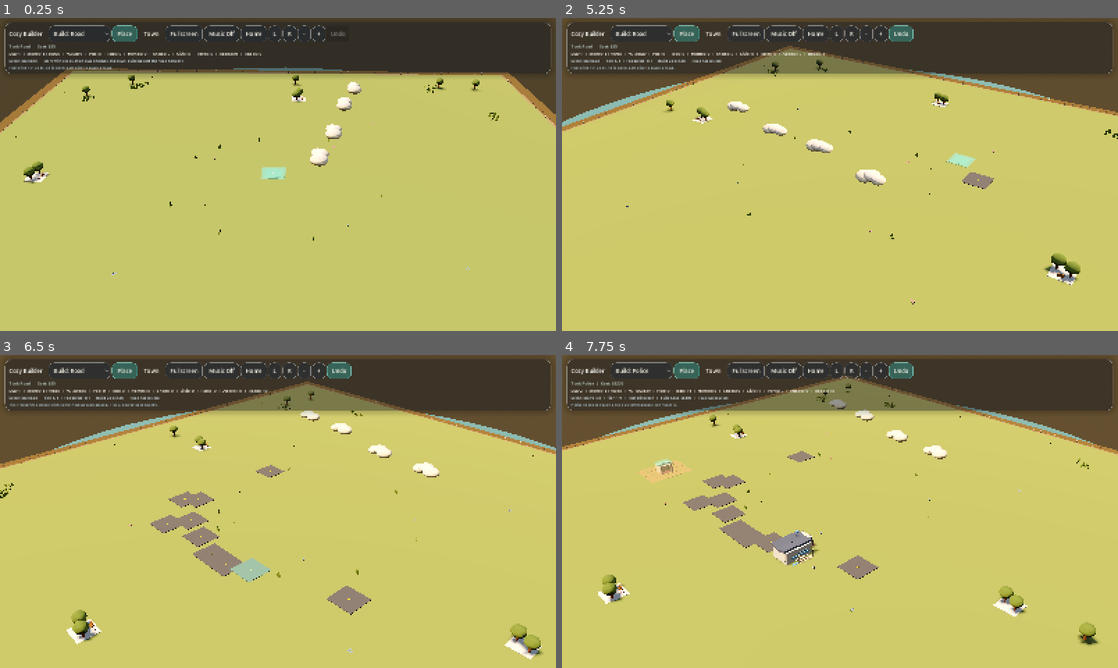
Above: before the commit, frames 1-4 (two rows, left to right).
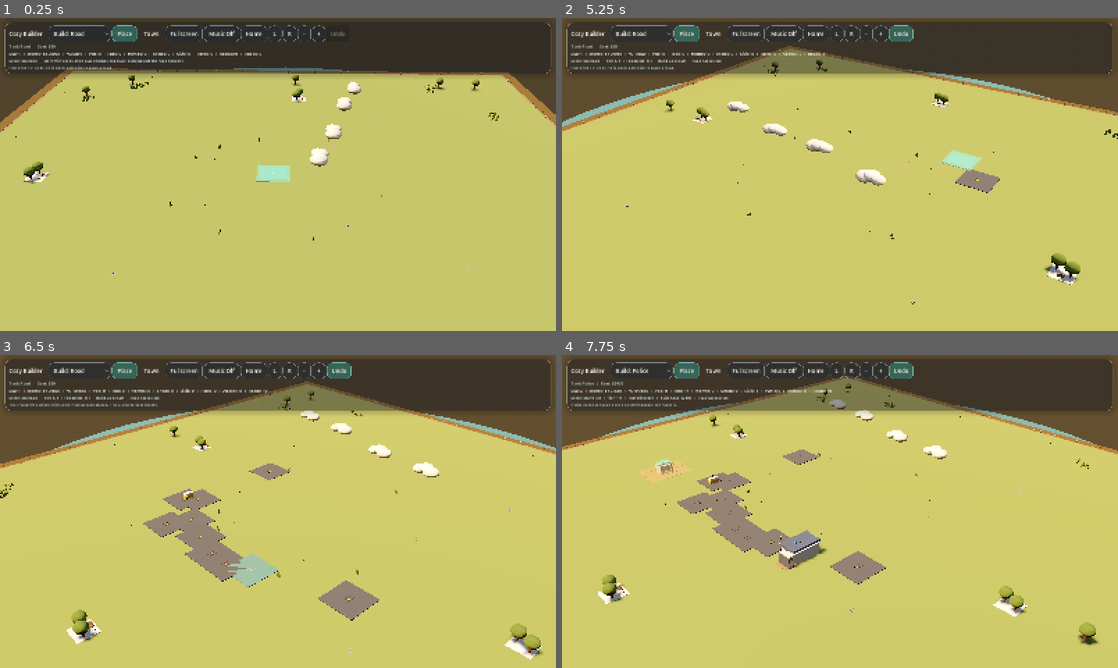
Above: after the commit, the same moments.

Repository: johnswaffles/my-backend-api
Game: Godot game, scene res://scenes/main_scene.tscn
The game is run twice, just before and just after one commit, with the same random seed, the same clock (stepped at 60 frames per second) and the same inputs.
Inputs (mouse positions are in pixels of both pictures, inside the frame that each line leads up to):
- Up to frame 1 (0.25 s): no input
- Up to frame 2 (5.25 s): click "Build: Road" at 0.5 s; click "Place" at 1.25 s; click "Town" at 2 s; click "Home" at 2.75 s; click "L" at 3.5 s; click "R" at 4.25 s; tap Space at 5 s; move the mouse to (962, 158) at 5.02 s; hold D from 5.03 s (still down); tap 1 at 5.1 s; click (962, 158) at 5.17 s
- Up to frame 3 (6.5 s): tap Space at 5.27 s; release D at 5.75 s; tap Enter at 5.75 s; drag from (166, 527) to (250, 574) at 5.77 s
- Up to frame 4 (7.75 s): move the mouse to (895, 442) at 6.52 s; hold D 6.53-7.25 s; tap 3 at 6.6 s; drag from (812, 574) to (673, 464) at 7.27 s

The runs differ from the first frame. In frame 1, 0.2% of the frame differs, in the area x 8-53%, y 8-53%; in frame 2, 0.4%; in frame 3, 1.7%; in frame 4, 2.1%, in the area x 8-59%, y 8-74%.

Commit message:
Widen streets and add auto trolley layer

Diff:
--- a/cozy-builder-godot/scripts/building_system.gd
+++ b/cozy-builder-godot/scripts/building_system.gd
@@ -3,7 +3,7 @@
 const GRID_SIZE := 64
 const TILE_SIZE := 1.0
 const PAN_SPEED := 0.018
-const STARTING_MONEY := 150000
+const STARTING_MONEY := 500000
 const DEFAULT_ZOOM := 34.0
 const MIN_ZOOM := 14.0
 const MAX_ZOOM := 72.0
@@ -45,15 +45,15 @@
 	BUILD_TOOL_BULLDOZE: "Bulldoze",
 }
 const BUILD_TOOL_COSTS := {
-	BUILD_TOOL_ROAD: 35,
-	BUILD_TOOL_HOUSE: 900,
-	BUILD_TOOL_POLICE: 3200,
-	BUILD_TOOL_FIRE: 3400,
-	BUILD_TOOL_BANK: 2600,
-	BUILD_TOOL_GROCERY: 2200,
-	BUILD_TOOL_RESTAURANT: 2000,
-	BUILD_TOOL_CORNER_STORE: 1600,
-	BUILD_TOOL_PARK: 850,
+	BUILD_TOOL_ROAD: 20,
+	BUILD_TOOL_HOUSE: 700,
+	BUILD_TOOL_POLICE: 2400,
+	BUILD_TOOL_FIRE: 2600,
+	BUILD_TOOL_BANK: 1900,
+	BUILD_TOOL_GROCERY: 1650,
+	BUILD_TOOL_RESTAURANT: 1500,
+	BUILD_TOOL_CORNER_STORE: 1200,
+	BUILD_TOOL_PARK: 500,
 }
 const FRONTAGE_ROTATIONS := {
 	"south": 0.0,
@@ -63,12 +63,12 @@
 }
 const BUILDING_FRONT_ROTATION_OFFSETS := {
 	BUILD_TOOL_HOUSE: 0.0,
-	BUILD_TOOL_POLICE: PI,
-	BUILD_TOOL_FIRE: PI,
-	BUILD_TOOL_BANK: PI,
-	BUILD_TOOL_GROCERY: PI,
-	BUILD_TOOL_RESTAURANT: PI,
-	BUILD_TOOL_CORNER_STORE: PI,
+	BUILD_TOOL_POLICE: 0.0,
+	BUILD_TOOL_FIRE: 0.0,
+	BUILD_TOOL_BANK: 0.0,
+	BUILD_TOOL_GROCERY: 0.0,
+	BUILD_TOOL_RESTAURANT: 0.0,
+	BUILD_TOOL_CORNER_STORE: 0.0,
 }
 const BUILDING_MAX_TIERS := {
 	BUILD_TOOL_HOUSE: 4,
@@ -159,6 +159,7 @@
 var _hover_tiles: Array[MeshInstance3D] = []
 var _meadow_patches: Array[MeshInstance3D] = []
 var _ambient_cars: Array[Node3D] = []
+var _ambient_trolleys: Array[Node3D] = []
 var _ambient_people: Array[Node3D] = []
 var _hover_root: Node3D
 var _ghost_root: Node3D
@@ -1211,7 +1212,7 @@
 			civics += 1
 		elif tool == BUILD_TOOL_PARK:
 			parks += 1
-	_cashflow_per_day = homes * 138 + shops * 248 - civics * 72 - parks * 18 - _road_cells.size() * 3
+	_cashflow_per_day = homes * 168 + shops * 292 - civics * 54 - parks * 8 - _road_cells.size() * 1
 
 
 func _update_simulation(delta: float) -> void:
@@ -1773,6 +1774,10 @@
 		if is_instance_valid(car):
 			car.queue_free()
 	_ambient_cars.clear()
+	for trolley in _ambient_trolleys:
+		if is_instance_valid(trolley):
+			trolley.queue_free()
+	_ambient_trolleys.clear()
 	for person in _ambient_people:
 		if is_instance_valid(person):
 			person.queue_free()
@@ -1793,6 +1798,11 @@
 		var car := _spawn_ambient_car(road_cell, index)
 		_life_root.add_child(car)
 		_ambient_cars.append(car)
+	if road_keys.size() >= 10:
+		var trolley_start := _anchor_key_to_cell(str(road_keys[0]))
+		var trolley := _spawn_ambient_trolley(trolley_start)
+		_life_root.add_child(trolley)
+		_ambient_trolleys.append(trolley)
 
 	var anchors: Array = _placements.keys()
 	var person_count := mini(8, anchors.size())
@@ -1854,6 +1864,39 @@
 	]:
 		var wheel := _add_local_cylinder(wheel_data, 0.05, 0.05, 0.04, tire_material, root)
 		wheel.rotation_degrees.z = 90.0
+	return root
+
+
+func _spawn_ambient_trolley(road_cell: Vector2i) -> Node3D:
+	var root := Node3D.new()
+	var route_points := _build_trolley_route(road_cell)
+	if route_points.size() < 2:
+		var road_center := _cell_to_world(road_cell)
+		route_points = [road_center + Vector3(0.0, 0.07, -0.6), road_center + Vector3(0.0, 0.07, 0.6)]
+	var route_length := _route_length(route_points)
+	root.position = route_points[0]
+	root.rotation.y = atan2(route_points[1].x - route_points[0].x, route_points[1].z - route_points[0].z)
+	root.set_meta("mode", "trolley")
+	root.set_meta("route_points", route_points)
+	root.set_meta("route_length", route_length)
+	root.set_meta("route_progress", randf_range(0.0, maxf(route_length * 2.0, 0.01)))
+	root.set_meta("speed", 1.25)
+	_add_shadow_disc_local(Vector3(0.0, 0.005, 0.0), Vector2(0.72, 1.1), 0.18, root)
+	var body_material := _make_material("d3b15b", 0.74)
+	var trim_material := _make_material("f5efdf", 0.84)
+	var rail_glass := _make_transparent_material(Color("bfe6ff"), 0.24, 0.16)
+	_add_soft_block(Vector3(0.0, 0.28, 0.0), Vector3(0.54, 0.28, 1.08), body_material, root, 0.08)
+	_add_soft_block(Vector3(0.0, 0.52, 0.0), Vector3(0.46, 0.18, 0.98), trim_material, root, 0.06)
+	_add_box(Vector3(0.0, 0.55, 0.0), Vector3(0.38, 0.12, 0.74), rail_glass, root)
+	for wheel_data in [
+		Vector3(-0.22, 0.08, -0.36),
+		Vector3(0.22, 0.08, -0.36),
+		Vector3(-0.22, 0.08, 0.36),
+		Vector3(0.22, 0.08, 0.36),
+	]:
+		var wheel := _add_local_cylinder(wheel_data, 0.06, 0.06, 0.05, _make_material("26252b", 0.98), root)
+		wheel.rotation_degrees.z = 90.0
+	_add_local_cylinder(Vector3(0.0, 0.92, 0.0), 0.02, 0.02, 0.64, _make_material("55514c", 0.92), root)
 	return root
 
 
@@ -1918,6 +1961,19 @@
 		car.position = sample["position"]
 		car.rotation.y = sample["heading"]
 
+	for trolley in _ambient_trolleys:
+		if not is_instance_valid(trolley):
+			continue
+		var route_points: Array = trolley.get_meta("route_points", [])
+		var route_length: float = float(trolley.get_meta("route_length", 0.0))
+		if route_points.size() < 2 or route_length <= 0.01:
+			continue
+		var progress: float = float(trolley.get_meta("route_progress", 0.0)) + delta * float(trolley.get_meta("speed", 1.25))
+		trolley.set_meta("route_progress", progress)
+		var sample := _sample_ping_pong_route(route_points, route_length, progress)
+		trolley.position = sample["position"]
+		trolley.rotation.y = sample["heading"]
+
 	for person in _ambient_people:
 		if not is_instance_valid(person):
 			continue
@@ -1956,8 +2012,24 @@
 		if direction.length() < 0.01:
 			direction = Vector3.RIGHT
 		var lateral := Vector3(direction.z, 0.0, -direction.x)
-		var lane_offset := lateral * (0.26 * lane_sign)
+		var lane_offset := lateral * (0.42 * lane_sign)
 		route.append(center + lane_offset + Vector3(0.0, 0.05, 0.0))
+	return route
+
+
+func _build_trolley_route(start_cell: Vector2i) -> Array[Vector3]:
+	var component := _road_component_cells(start_cell)
+	if component.size() < 2:
+		return []
+	var far_a := _farthest_road_in_component(start_cell, component)
+	var far_b := _farthest_road_in_component(far_a, component)
+	var path := _road_path_between(far_a, far_b, component)
+	if path.size() < 2:
+		return []
+	var route: Array[Vector3] = []
+	for cell in path:
+		var center := _cell_to_world(cell)
+		route.append(center + Vector3(0.0, 0.07, 0.0))
 	return route
 
 
@@ -2013,7 +2085,7 @@
 		if direction.length() < 0.01:
 			direction = Vector3.RIGHT
 		var lateral := Vector3(direction.z, 0.0, -direction.x)
-		var point := center + lateral * (1.1 * sidewalk_sign) + Vector3(0.0, 0.03, 0.0)
+		var point := center + lateral * (1.56 * sidewalk_sign) + Vector3(0.0, 0.03, 0.0)
 		route.append(point)
 	if route.size() >= 2 and randf() < 0.35:
 		var center := _anchor_to_world(anchor, footprint)
@@ -2043,13 +2115,13 @@
 		var point := center + Vector3(0.0, 0.03, 0.0)
 		match side:
 			"north":
-				point.z += 1.1
+				point.z += 1.56
 			"south":
-				point.z -= 1.1
+				point.z -= 1.56
 			"west":
-				point.x += 1.1
+				point.x += 1.56
 			"east":
-				point.x -= 1.1
+				point.x -= 1.56
 		route.append(point)
 	return route
 
@@ -2902,66 +2974,76 @@
 	var road_material: Material = _ghost_accent_material if preview else _road_material
 	var road_top_material: Material = _ghost_accent_material if preview else _make_material("7a8088", 0.88)
 	var lane_material: Material = _ghost_base_material if preview else _road_mark_material
+	var rail_material: Material = _ghost_base_material if preview else _make_material("4f4641", 0.94)
 	var source := road_source if road_source.size() > 0 else [cell]
 	var north := _road_in_source(Vector2i(cell.x, cell.y - 1), source)
 	var east := _road_in_source(Vector2i(cell.x + 1, cell.y), source)
 	var south := _road_in_source(Vector2i(cell.x, cell.y + 1), source)
 	var west := _road_in_source(Vector2i(cell.x - 1, cell.y), source)
 
-	_add_box(Vector3(0.0, 0.004, 0.0), Vector3(2.64, 0.022, 2.64), verge_material, root)
-	_add_box(Vector3(0.0, 0.02, 0.0), Vector3(2.48, 0.03, 2.48), sidewalk_material, root)
-	_add_box(Vector3(0.0, 0.038, 0.0), Vector3(2.06, 0.016, 2.06), curb_material, root)
-	_add_box(Vector3(0.0, 0.066, 0.0), Vector3(1.74, 0.06, 1.74), road_material, root)
-	_add_box(Vector3(0.0, 0.08, 0.0), Vector3(1.56, 0.018, 1.56), road_top_material, root)
+	_add_box(Vector3(0.0, 0.004, 0.0), Vector3(3.96, 0.022, 3.96), verge_material, root)
+	_add_box(Vector3(0.0, 0.02, 0.0), Vector3(3.76, 0.03, 3.76), sidewalk_material, root)
+	_add_box(Vector3(0.0, 0.038, 0.0), Vector3(3.18, 0.016, 3.18), curb_material, root)
+	_add_box(Vector3(0.0, 0.068, 0.0), Vector3(2.64, 0.064, 2.64), road_material, root)
+	_add_box(Vector3(0.0, 0.086, 0.0), Vector3(2.42, 0.022, 2.42), road_top_material, root)
 
 	if north:
-		_add_box(Vector3(0.0, 0.02, -0.74), Vector3(3.16, 0.03, 1.72), sidewalk_material, root)
-		_add_box(Vector3(0.0, 0.04, -0.74), Vector3(2.82, 0.016, 1.42), curb_material, root)
-		_add_box(Vector3(0.0, 0.072, -0.74), Vector3(2.42, 0.065, 1.18), road_material, root)
-		_add_box(Vector3(0.0, 0.088, -0.74), Vector3(2.2, 0.02, 1.02), road_top_material, root)
+		_add_box(Vector3(0.0, 0.02, -1.06), Vector3(4.58, 0.03, 2.24), sidewalk_material, root)
+		_add_box(Vector3(0.0, 0.04, -1.06), Vector3(4.06, 0.016, 1.86), curb_material, root)
+		_add_box(Vector3(0.0, 0.074, -1.06), Vector3(3.34, 0.07, 1.48), road_material, root)
+		_add_box(Vector3(0.0, 0.094, -1.06), Vector3(3.06, 0.024, 1.28), road_top_material, root)
 	if south:
-		_add_box(Vector3(0.0, 0.02, 0.74), Vector3(3.16, 0.03, 1.72), sidewalk_material, root)
-		_add_box(Vector3(0.0, 0.04, 0.74), Vector3(2.82, 0.016, 1.42), curb_material, root)
-		_add_box(Vector3(0.0, 0.072, 0.74), Vector3(2.42, 0.065, 1.18), road_material, root)
-		_add_box(Vector3(0.0, 0.088, 0.74), Vector3(2.2, 0.02, 1.02), road_top_material, root)
+		_add_box(Vector3(0.0, 0.02, 1.06), Vector3(4.58, 0.03, 2.24), sidewalk_material, root)
+		_add_box(Vector3(0.0, 0.04, 1.06), Vector3(4.06, 0.016, 1.86), curb_material, root)
+		_add_box(Vector3(0.0, 0.074, 1.06), Vector3(3.34, 0.07, 1.48), road_material, root)
+		_add_box(Vector3(0.0, 0.094, 1.06), Vector3(3.06, 0.024, 1.28), road_top_material, root)
 	if east:
-		_add_box(Vector3(0.74, 0.02, 0.0), Vector3(1.72, 0.03, 3.16), sidewalk_material, root)
-		_add_box(Vector3(0.74, 0.04, 0.0), Vector3(1.42, 0.016, 2.82), curb_material, root)
-		_add_box(Vector3(0.74, 0.072, 0.0), Vector3(1.18, 0.065, 2.42), road_material, root)
-		_add_box(Vector3(0.74, 0.088, 0.0), Vector3(1.02, 0.02, 2.2), road_top_material, root)
+		_add_box(Vector3(1.06, 0.02, 0.0), Vector3(2.24, 0.03, 4.58), sidewalk_material, root)
+		_add_box(Vector3(1.06, 0.04, 0.0), Vector3(1.86, 0.016, 4.06), curb_material, root)
+		_add_box(Vector3(1.06, 0.074, 0.0), Vector3(1.48, 0.07, 3.34), road_material, root)
+		_add_box(Vector3(1.06, 0.094, 0.0), Vector3(1.28, 0.024, 3.06), road_top_material, root)
 	if west:
-		_add_box(Vector3(-0.74, 0.02, 0.0), Vector3(1.72, 0.03, 3.16), sidewalk_material, root)
-		_add_box(Vector3(-0.74, 0.04, 0.0), Vector3(1.42, 0.016, 2.82), curb_material, root)
-		_add_box(Vector3(-0.74, 0.072, 0.0), Vector3(1.18, 0.065, 2.42), road_material, root)
-		_add_box(Vector3(-0.74, 0.088, 0.0), Vector3(1.02, 0.02, 2.2), road_top_material, root)
+		_add_box(Vector3(-1.06, 0.02, 0.0), Vector3(2.24, 0.03, 4.58), sidewalk_material, root)
+		_add_box(Vector3(-1.06, 0.04, 0.0), Vector3(1.86, 0.016, 4.06), curb_material, root)
+		_add_box(Vector3(-1.06, 0.074, 0.0), Vector3(1.48, 0.07, 3.34), road_material, root)
+		_add_box(Vector3(-1.06, 0.094, 0.0), Vector3(1.28, 0.024, 3.06), road_top_material, root)
 	if not north and not south and not east and not west:
-		_add_box(Vector3(0.0, 0.072, 0.0), Vector3(2.42, 0.065, 2.42), road_material, root)
-		_add_box(Vector3(0.0, 0.088, 0.0), Vector3(2.18, 0.02, 2.18), road_top_material, root)
+		_add_box(Vector3(0.0, 0.074, 0.0), Vector3(3.34, 0.07, 3.34), road_material, root)
+		_add_box(Vector3(0.0, 0.094, 0.0), Vector3(3.06, 0.024, 3.06), road_top_material, root)
 
 	var vertical_straight := north and south and not east and not west
 	var horizontal_straight := east and west and not north and not south
 	var intersection := (north or south) and (east or west)
 	if vertical_straight:
-		for z in [-0.92, -0.32, 0.32, 0.92]:
-			_add_box(Vector3(0.0, 0.112, z), Vector3(0.14, 0.01, 0.24), lane_material, root)
-		for x in [-1.18, 1.18]:
-			_add_box(Vector3(x, 0.098, 0.0), Vector3(0.1, 0.01, 2.28), sidewalk_material, root)
+		for z in [-1.24, -0.44, 0.44, 1.24]:
+			_add_box(Vector3(0.0, 0.12, z), Vector3(0.16, 0.01, 0.3), lane_material, root)
+		for x in [-1.58, 1.58]:
+			_add_box(Vector3(x, 0.104, 0.0), Vector3(0.12, 0.01, 3.02), sidewalk_material, root)
+		for rail_x in [-0.18, 0.18]:
+			_add_box(Vector3(rail_x, 0.108, 0.0), Vector3(0.05, 0.012, 3.04), rail_material, root)
 	elif horizontal_straight:
-		for x in [-0.92, -0.32, 0.32, 0.92]:
-			_add_box(Vector3(x, 0.112, 0.0), Vector3(0.24, 0.01, 0.14), lane_material, root)
-		for z in [-1.18, 1.18]:
-			_add_box(Vector3(0.0, 0.098, z), Vector3(2.28, 0.01, 0.1), sidewalk_material, root)
+		for x in [-1.24, -0.44, 0.44, 1.24]:
+			_add_box(Vector3(x, 0.12, 0.0), Vector3(0.3, 0.01, 0.16), lane_material, root)
+		for z in [-1.58, 1.58]:
+			_add_box(Vector3(0.0, 0.104, z), Vector3(3.02, 0.01, 0.12), sidewalk_material, root)
+		for rail_z in [-0.18, 0.18]:
+			_add_box(Vector3(0.0, 0.108, rail_z), Vector3(3.04, 0.012, 0.05), rail_material, root)
 	elif intersection:
-		_add_box(Vector3(0.0, 0.072, 0.0), Vector3(2.54, 0.065, 2.54), road_material, root)
-		_add_box(Vector3(0.0, 0.088, 0.0), Vector3(2.3, 0.02, 2.3), road_top_material, root)
-		for offset in [-1.18, 1.18]:
-			_add_box(Vector3(offset, 0.098, 0.0), Vector3(0.1, 0.01, 2.54), sidewalk_material, root)
-			_add_box(Vector3(0.0, 0.098, offset), Vector3(2.54, 0.01, 0.1), sidewalk_material, root)
-		for offset in [-0.46, 0.46]:
-			_add_box(Vector3(offset, 0.112, 0.0), Vector3(0.14, 0.01, 0.28), lane_material, root)
-			_add_box(Vector3(0.0, 0.112, offset), Vector3(0.28, 0.01, 0.14), lane_material, root)
+		_add_box(Vector3(0.0, 0.074, 0.0), Vector3(3.54, 0.07, 3.54), road_material, root)
+		_add_box(Vector3(0.0, 0.094, 0.0), Vector3(3.24, 0.024, 3.24), road_top_material, root)
+		for offset in [-1.58, 1.58]:
+			_add_box(Vector3(offset, 0.104, 0.0), Vector3(0.12, 0.01, 3.54), sidewalk_material, root)
+			_add_box(Vector3(0.0, 0.104, offset), Vector3(3.54, 0.01, 0.12), sidewalk_material, root)
+		for offset in [-0.58, 0.58]:
+			_add_box(Vector3(offset, 0.12, 0.0), Vector3(0.16, 0.01, 0.34), lane_material, root)
+			_add_box(Vector3(0.0, 0.12, offset), Vector3(0.34, 0.01, 0.16), lane_material, root)
+		for rail_offset in [-0.18, 0.18]:
+			_add_box(Vector3(rail_offset, 0.108, 0.0), Vector3(0.05, 0.012, 3.54), rail_material, root)
+			_add_box(Vector3(0.0, 0.108, rail_offset), Vector3(3.54, 0.012, 0.05), rail_material, root)
 	else:
-		_add_box(Vector3(0.0, 0.112, 0.0), Vector3(0.16, 0.01, 0.16), lane_material, root)
+		_add_box(Vector3(0.0, 0.12, 0.0), Vector3(0.18, 0.01, 0.18), lane_material, root)
+		_add_box(Vector3(-0.18, 0.108, 0.0), Vector3(0.05, 0.012, 0.84), rail_material, root)
+		_add_box(Vector3(0.18, 0.108, 0.0), Vector3(0.05, 0.012, 0.84), rail_material, root)
 
 	return root
 
Not shown, changed: public/godot-playtest/index.html
Not shown, changed: public/godot-playtest/index.pck
